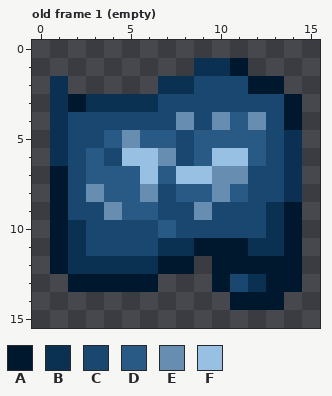
Pixel-art file -- textures/aseprites/blueprint.ase. Above, as it was before the edit.
16x16 pixels, 2 frames. Shown: old frame 1 (empty). The commit also changed other frames, which this record leaves out.
Visible layers, top first: "icon", "bg".
Palette (. is transparent): A #00182d  B #0b3152  C #19476f  D #285a85  E #678eb0  F #98c0e3
Pixels before, old frame 1 (empty), first column x 1:
 1 ........BBA...
 2 B.....BBCCCAA.
 3 BABBBBCCCCCCCA
 4 BCCCCCCECEDECA
 5 BCCDEDDCDDDDCB
 6 BCDCFFECDFFDCB
 7 ACDDDFDFFEECCB
 8 ACEDDECDDEDCCB
 9 ACCEDDCCECCCBA
10 ABCCCCDCCCCCBA
11 ABCCCCBBAAABBA
12 ABBBBBAA.AAAAA
13 .AAAAA...ACBAA
14 ..........AAA.
After:
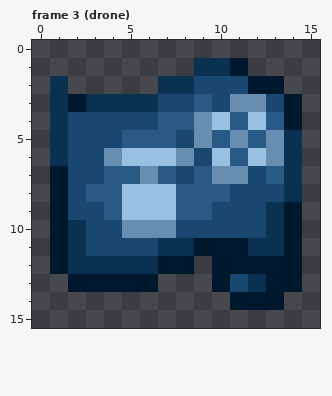
A new or re-ordered frame is compared with the old frame closest to it.
Change:
frames 2 -> 5
Changed rows in their new state; - is an unchanged pixel.
Frame 3 (drone) is new; against old frame 1 (empty), layer "icon":
first column x 3:
 3 ------D-EE-
 4 ----DDEF-FD
 5 -CD---E-E-E
 6 CE--FEC-DFE
 7 C--E-CD---D
 8 D-FFF--DC--
 9 -DFFFDD----
10 --EEE------
Changed places in both pictures, as pixel boxes (x1, y1, x2, y2):
changed: (86, 94, 284, 238)
